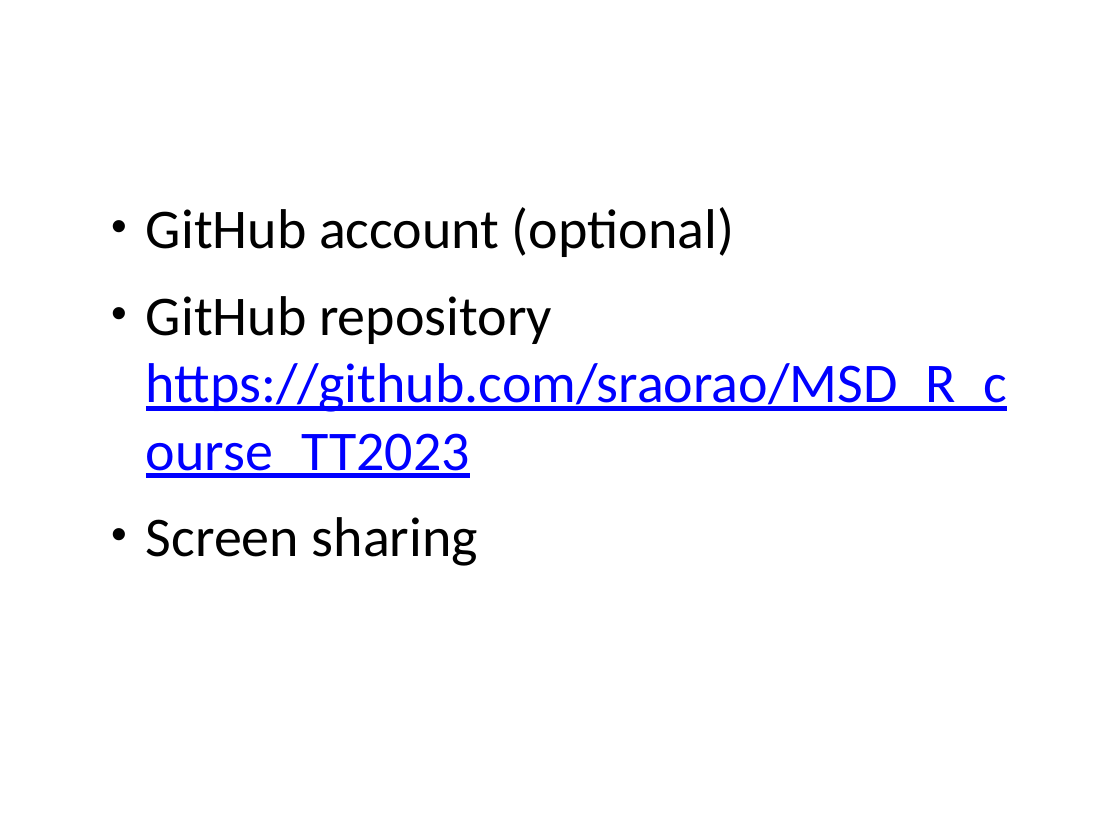
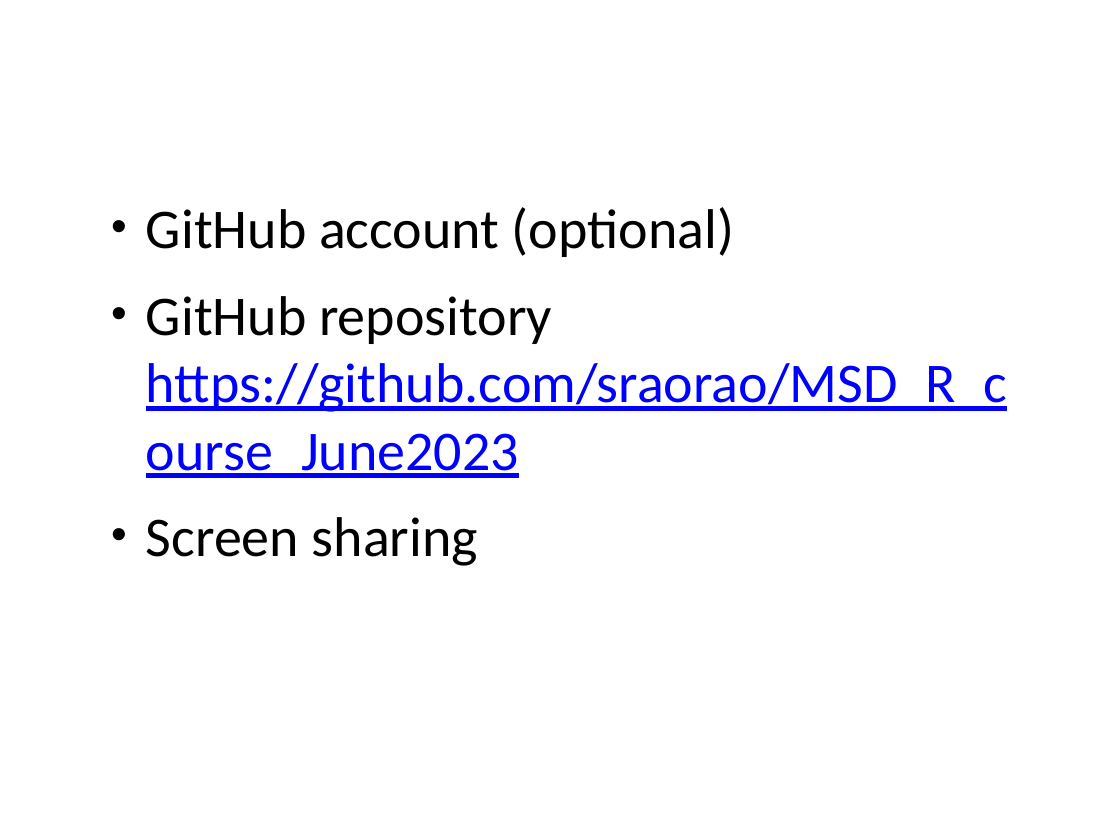
Before and after one commit to sraorao/MSD_R_course_June2023, a slide deck: slide 2 of powerpoint/Session1.pptx. Drawn at 1120x840 pixels with LibreOffice and Linux fonts; fonts in the diff are those of the drawing. Boxes give left, top, right and bottom in pixels: in the first picture for what was removed or moved away, otherwise in the second. Text is boxed around its words. In the diff, an @@ line names an element or a change of style, - is before the commit and + after.

```diff
--- a/powerpoint/Session1.pptx
+++ b/powerpoint/Session1.pptx
@@ text at box(146, 296, 1008, 478): text changed @@
-• GitHub repository https://github.com/sraorao/MSD_R_course_TT2023
+• GitHub repository https://github.com/sraorao/MSD_R_course_June2023
```
